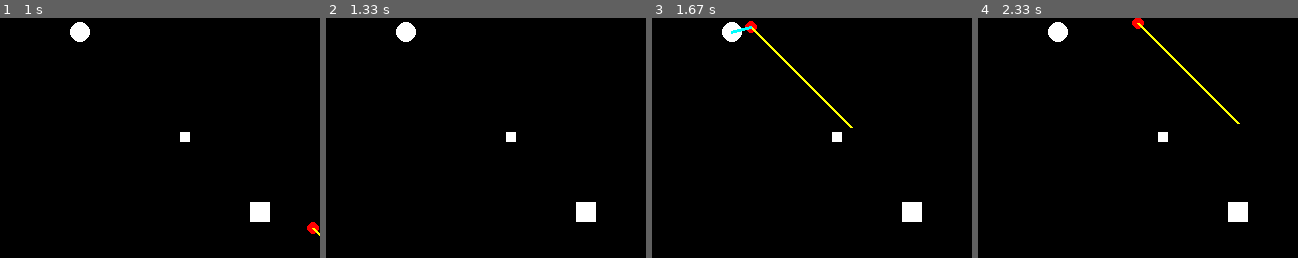
Above: before the commit, frames 1-4 (left to right).
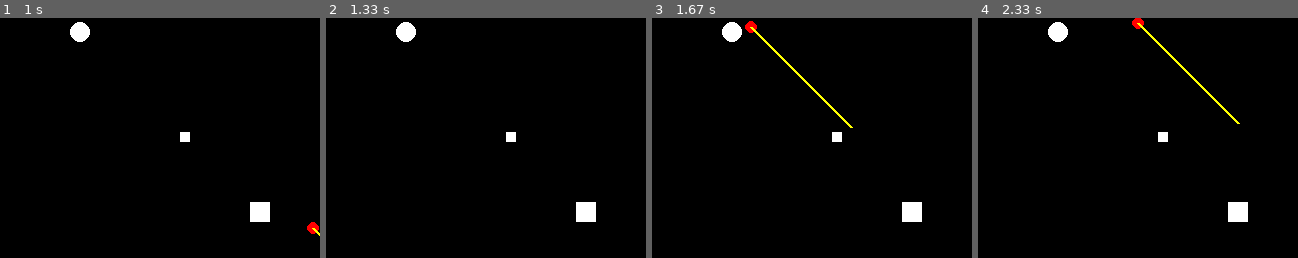
Above: after the commit, the same moments.

Repository: uit-inf-1400-2019/uit-inf-1400-2019.github.io
Game: pygame game, started from assignments/assignment1/src/vector.py
The game is run twice, just before and just after one commit, with the same random seed, the same clock (stepped at 60 frames per second) and the same inputs.
Inputs (mouse positions are % of the whole screen's width and height, from its top left):
- Up to frame 1 (1 s): click (50, 50) at 0.38 s; click (60, 72) at 0.72 s
- Up to frame 2 (1.33 s): click (87, 85) at 1.05 s
- Up to frame 3 (1.67 s): click (26, 30) at 1.38 s
- Up to frame 4 (2.33 s): click (50, 62) at 1.72 s; click (36, 29) at 2.05 s
The pictures show only the part of the screen within x 11-61%, y 28-78%; the shares and areas given below are measured in that part.

Frames 1-2 are identical in both runs. In frame 3, less than 0.1% of the frame differs, in the area x 24-32%, y 3-7%; in frame 4, nothing differs.

Commit message:
Updated contact info in README, added colloquium dir, updated precode

Diff:
--- a/assignments/assignment1/src/vector.py
+++ b/assignments/assignment1/src/vector.py
@@ -1,25 +1,20 @@
 #!/usr/bin/env python
 
 """ Pre-code for INF-1400
-
 21 January 2019 Revision 4 (Joakim Alslie):
 Deleted Vector2D and replaced it with pygames own Vector2-class. Applied
 changes to intersect_circles and intersect_rectangle_circle to be custom for
 Vector2. Applied changes to example_code avoid type-errors.
-
 16 January 2017 Revision 3 (Mads Johansen):
 Rewritten to conform to Python 3 standard. Made class iterable, added property
 as_point, replaced magnitude with __abs__ (to reflect mathematical vector
 notation), added rotate method.
-
 22 January 2012 Revision 2 (Martin Ernstsen):
 Reraise exception after showing error message.
-
 11 February 2011 Revision 1 (Martin Ernstsen):
 Fixed bug in intersect_circle. Updated docstrings to Python standard.
 Improved __mul__. Added some exception handling. Put example code in separate
 function.
-
 """
 
 from pygame import Vector2
@@ -29,9 +24,7 @@
 def intersect_rectangle_circle(rec_pos, sx, sy,
                                circle_pos, circle_radius, circle_speed):
     """ Determine if a rectangle and a circle intersects.
-
     Only works for a rectangle aligned with the axes.
-
     Parameters:
     rec_pos     - A Vector2 representing the position of the rectangles upper,
                   left corner.
@@ -40,7 +33,6 @@
     circle_pos  - A Vector2 representing the circle's position.
     circle_radius - The circle's radius.
     circle_speed - A Vector2 representing the circles speed.
-
     Returns:
     False, None if no intersection. If the rectangle and the circle intersect,
     returns True, normalized Vector2 pointing in the direction the circle will
@@ -80,7 +72,6 @@
     circle_a_radius    - Circle A's radius
     circle_b_position       - A Vector2D representing circle B's position
     circle_b_radius    - Circle B's radius
-
     Returns:
     False, None if no intersection.
     If the circles intersect, returns True, normalized
@@ -89,7 +80,7 @@
     # vector from A to B
     dp1p2 = circle_b_position - circle_a_position
 
-    if circle_a_radius + circle_b_radius >= abs(dp1p2.x + dp1p2.y):
+    if circle_a_radius + circle_b_radius >= pygame.math.Vector2.length(dp1p2):
         return True, dp1p2.normalize()
     else:
         return False, None
--- /dev/null
+++ b/colloquiums/colloquium_2/col2-23-01-19/cng.py
@@ -0,0 +1,22 @@
+# This is a file containing all necessary numbers for the game.
+# The reason for this is to have a quick overview of all the initial
+# values that can bee changed. These numbers (so-called "magic numbers")
+# should under no circumstances be placed directly in the code. Imagine
+# having to search through 1000 lines of code (or even more!) just to change
+# that one value. Note that all variables declared in this file are all upper-case.
+
+SCREEN_RES = (800,500)
+BACKGROUND_COLOR = (0,0,0)
+FRAMERATE = 60
+
+PLAYER_1_COLOR = (0,0,255)
+PLAYER_1_POS_X = 400
+PLAYER_1_POS_Y = 250
+PLAYER_1_SPEED = 3
+PLAYER_1_RADIUS = 50
+
+PLAYER_2_COLOR = (213,214,63)
+PLAYER_2_POS_X = 200
+PLAYER_2_POS_Y = 125
+PLAYER_2_SPEED = 5
+PLAYER_2_RADIUS = 30
--- /dev/null
+++ b/colloquiums/colloquium_2/col2-23-01-19/gameloop.py
@@ -0,0 +1,116 @@
+import pygame as pg
+from pygame import Vector2
+import cng
+
+class Ball():
+    def __init__(self, screen, color, x, y, radius, speed):
+
+        # Screen is the same screen the manager uses.
+        self.screen = screen
+
+        # We set a color for the ball.
+        self.color = color
+
+        # Since tuples are mutable objects (we can't change their values),
+        # We instead create a vector-object.
+        self.start_pos = Vector2(x, y)
+
+        # We set a radius to determine it's size.
+        self.radius = radius
+
+        # The speed determines how many pixels the object will move between each frame.
+        self.speed = speed
+
+    def draw(self):
+        # This method calls Pygames draw.circle()-method and uses the attributes from the init.
+        pg.draw.circle(self.screen, self.color, (int(self.start_pos.x), int(self.start_pos.y)), self.radius)
+
+        # Note that the position-vector coordinates are casted to integers to avoid a type-error, as they are
+        # casted to floating point numbers in the vector2-class.
+
+    def move(self):
+        # This method changes the positional coordinates of the ball.
+        # Here, you can try to experiment for yourself if you want to,
+        # and try to make the ball move in different directions.
+        self.start_pos.x += self.speed
+        self.start_pos.y += self.speed
+
+
+
+class Game():
+    def __init__(self):
+
+        # When working with Pygame, we have to initialize it before working with it.
+        pg.init()
+
+        # We set the display, and chose a resolution
+        self.screen = pg.display.set_mode(cng.SCREEN_RES)
+
+        # Then we create a clock-object.
+        # This is usually done to keep the framerate cosistent, but will be used later.
+        self.clock = pg.time.Clock()
+
+        # We create the objects that we want to use in the loop.
+        self.player1 = Ball(self.screen, cng.PLAYER_1_COLOR, cng.PLAYER_1_POS_X, cng.PLAYER_1_POS_Y, cng.PLAYER_1_RADIUS, cng.PLAYER_1_SPEED)
+        self.player2 = Ball(self.screen, cng.PLAYER_2_COLOR, cng.PLAYER_2_POS_X, cng.PLAYER_2_POS_Y, cng.PLAYER_2_RADIUS, cng.PLAYER_2_SPEED)
+
+        # Lastly, we call the gameloop.
+        self.gameloop()
+
+    def gameloop(self):
+        """ Main loop of the game """
+
+        # What you see above (""" some text """) is called a docstring.
+        # It explains the purpose of the method/function.
+        # There should generally be one for every function.
+
+
+        # Below is the main loop
+        while True:
+            # One cycle in the loop is equivalent to one frame.
+
+            self.event()
+
+            self.draw_objects()
+            self.move_objects()
+
+            self.update_display()
+
+    def update_display(self):
+        """ Refreshes the screen, and keeps the framerate stable """
+
+        # The display.update() Updates the screen, making the new frame replace the old one.
+        pg.display.update()
+
+        # clock.tick sets a framerate for the game.
+        # This is to make the game run at a stable fps
+        self.clock.tick(cng.FRAMERATE)
+
+    def draw_objects(self):
+        """ Draws all objects """
+
+        # Here we simply draw all the objects which the game-class want to draw.
+        self.player1.draw()
+        self.player2.draw()
+
+        # In cases where there are many objects, it is generally better to place then
+        # in a list, and iterate over it, calling draw on every object.
+        # This would make the code short and consise.
+
+    def move_objects(self):
+        """ Moves all objects """
+
+        # This function has the same general purpose as draw_objects, only
+        # That the goal is to move the objects instead.
+        self.player1.move()
+        self.player2.move()
+
+        # Again, using a list is better in cases with many objects.
+
+    def event(self):
+
+        # Here, we use screen.fill to chose our background color
+        self.screen.fill(cng.BACKGROUND_COLOR)
+        for event in pg.event.get():
+            if(event.type == pg.QUIT):
+                exit()
--- /dev/null
+++ b/colloquiums/colloquium_2/col2-23-01-19/main.py
@@ -0,0 +1,8 @@
+from gameloop import Game
+
+if __name__  == '__main__':
+    # This is the games main-function.
+    # This is the first function the game runs.
+
+    # In this main-function, we simply create an instance of the Game()-class.
+    game = Game()
Not shown, changed: README.md
Not shown, added: colloquiums/colloquium_2/col2-23-01-19/README.txt
